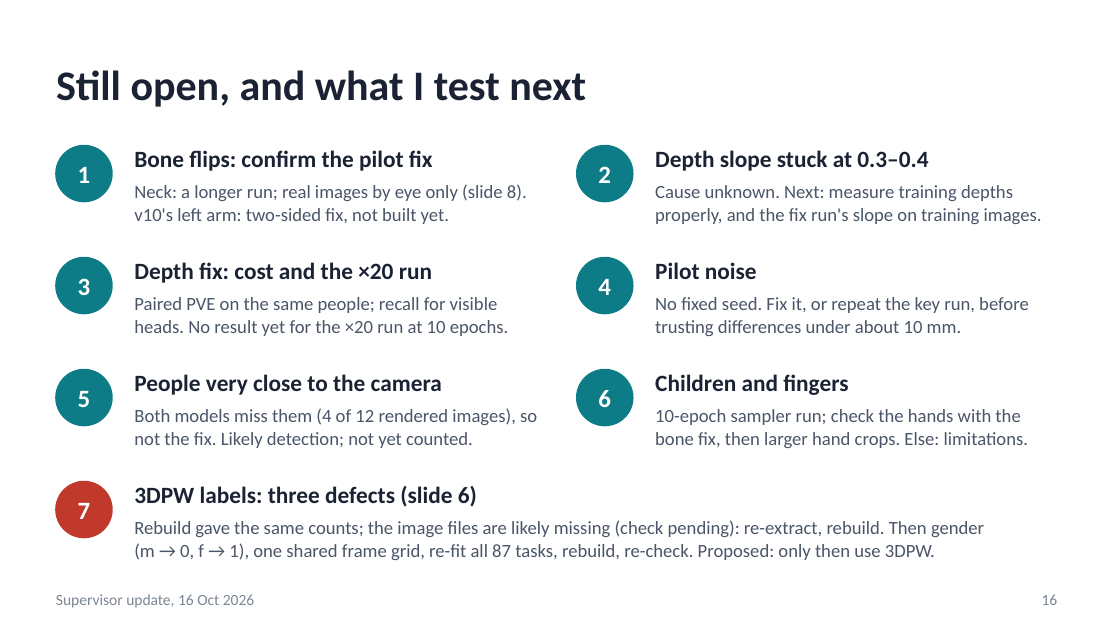
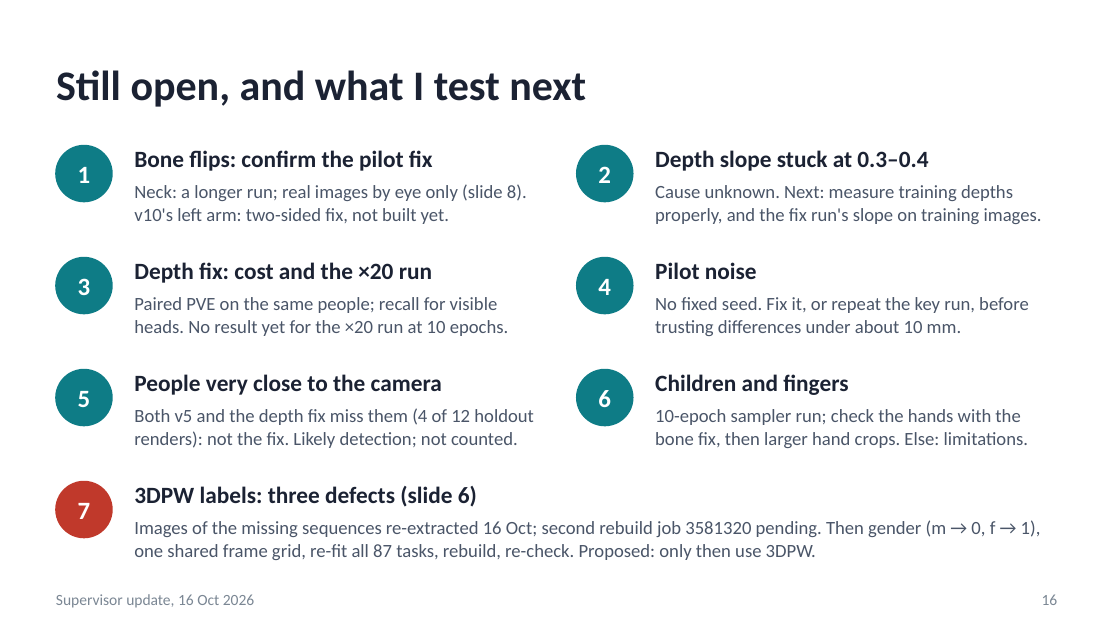
Before and after one commit to saadnajib/Multi-Person-Whole-Body-Human-Mesh-Recovery-in-a-Single-Shot-with-Annyone-dataset-and-3dpw-dataset, a slide deck: slide 16 of docs/supervisor_update_2026-10-16.pptx. Drawn at 1120x630 pixels with LibreOffice and Linux fonts; fonts in the diff are those of the drawing. Boxes give left, top, right and bottom in pixels: in the first picture for what was removed or moved away, otherwise in the second. Text is boxed around its words. In the diff, an @@ line names an element or a change of style, - is before the commit and + after.

```diff
--- a/docs/supervisor_update_2026-10-16.pptx
+++ b/docs/supervisor_update_2026-10-16.pptx
@@ text at [134,408,534,448]: text changed @@
-Both models miss them (4 of 12 rendered images), so not the fix. Likely detection; not yet counted.
+Both v5 and the depth fix miss them (4 of 12 holdout renders): not the fix. Likely detection; not counted.
@@ text at [134,520,1041,560]: text changed @@
-Rebuild gave the same counts; the image files are likely missing (check pending): re-extract, rebuild. Then gender (m → 0, f → 1), one shared frame grid, re-fit all 87 tasks, rebuild, re-check. Proposed: only then use 3DPW.
+Images of the missing sequences re-extracted 16 Oct; second rebuild job 3581320 pending. Then gender (m → 0, f → 1), one shared frame grid, re-fit all 87 tasks, rebuild, re-check. Proposed: only then use 3DPW.
```
Also in this commit, not shown: 3 other slides changed, 2 other files.
